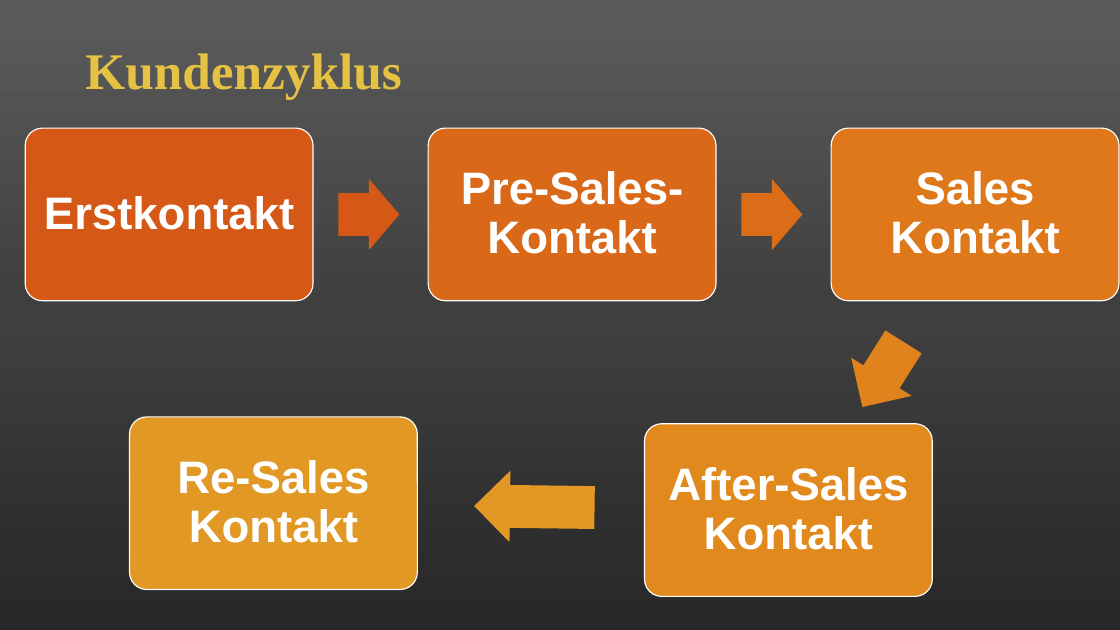
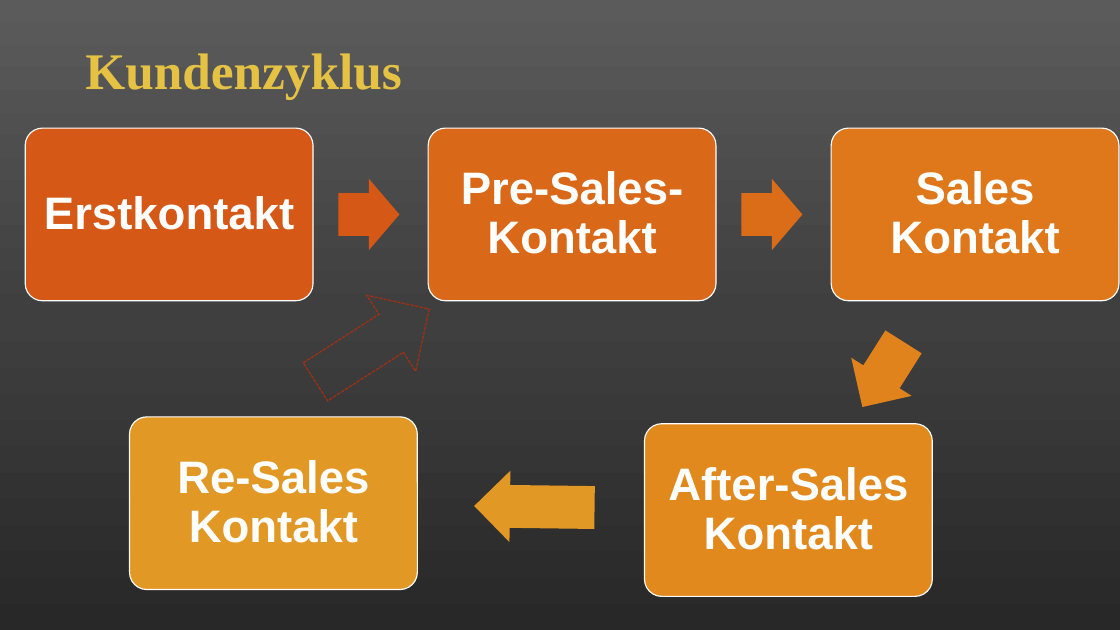
Before and after one commit to alicapr/CRM, a slide deck: slide 8 of CRM.pptx. Drawn at 1120x630 pixels with LibreOffice and Linux fonts; fonts in the diff are those of the drawing. Boxes give left, top, right and bottom in pixels: in the first picture for what was removed or moved away, otherwise in the second. Text is boxed around its words. In the diff, an @@ line names an element or a change of style, - is before the commit and + after.

```diff
--- a/CRM.pptx
+++ b/CRM.pptx
@@ right arrow added at [291, 271, 454, 419], outline #A5300F 1 pt dashed @@
```
Also in this commit, not shown: 4 other slides changed, 2 slides added, 1 slide removed.
